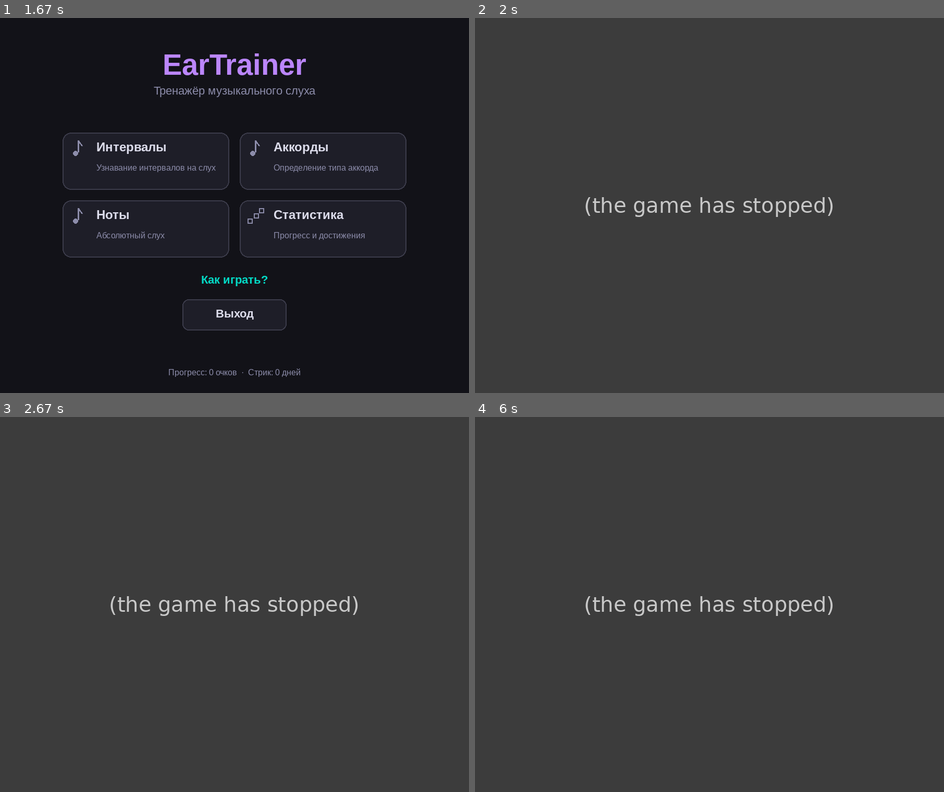
Above: before the commit, frames 1-4 (two rows, left to right).
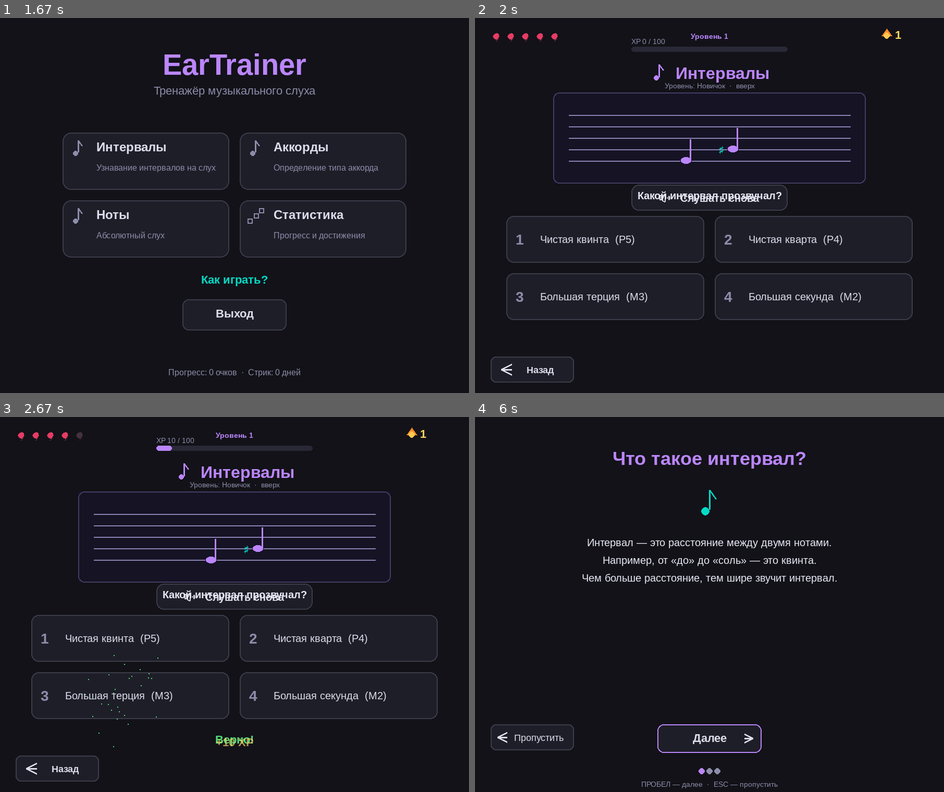
Above: after the commit, the same moments.

Repository: Folombas/PyGame2026
Game: pygame game, started from EarTrainer/main.py
Two runs of this game, one before a commit and one after it. Both use one fixed random seed, a clock stepped at 60 frames per second and the inputs below.
Inputs (mouse positions are in pixels of both pictures, inside the frame that each line leads up to):
- Up to frame 1 (1.67 s): press the mouse at (234, 280) at 0.37 s; move the mouse to (286, 186) at 0.47 s; release the mouse at (337, 89) at 0.6 s; press the mouse at (234, 340) at 0.7 s; move the mouse to (154, 228) at 0.8 s; release the mouse at (75, 115) at 0.93 s; press the mouse at (234, 340) at 1.03 s; move the mouse to (262, 265) at 1.13 s; release the mouse at (290, 194) at 1.27 s; press the mouse at (234, 340) at 1.37 s; move the mouse to (182, 333) at 1.47 s; release the mouse at (131, 325) at 1.6 s
- Up to frame 2 (2 s): press the mouse at (620, 160) at 1.7 s; move the mouse to (578, 179) at 1.8 s; release the mouse at (535, 194) at 1.93 s
- Up to frame 3 (2.67 s): click (408, 679) at 2.05 s; press the mouse at (131, 694) at 2.37 s; move the mouse to (173, 578) at 2.47 s; release the mouse at (215, 465) at 2.6 s
- Up to frame 4 (6 s): click (606, 642) at 2.72 s; click (747, 668) at 3.05 s; press the mouse at (812, 638) at 3.37 s; move the mouse to (714, 630) at 3.47 s; release the mouse at (611, 619) at 3.6 s; press the mouse at (531, 769) at 3.7 s; move the mouse to (550, 634) at 3.8 s; release the mouse at (564, 499) at 3.93 s; press the mouse at (620, 559) at 4.03 s; move the mouse to (681, 522) at 4.13 s; release the mouse at (742, 484) at 4.27 s; press the mouse at (531, 769) at 4.37 s; move the mouse to (545, 683) at 4.47 s; release the mouse at (559, 597) at 4.6 s; press the mouse at (620, 559) at 4.7 s; move the mouse to (596, 548) at 4.8 s; release the mouse at (573, 537) at 4.93 s; click (695, 593) at 5.05 s; press the mouse at (531, 769) at 5.37 s; move the mouse to (620, 649) at 5.47 s; release the mouse at (709, 529) at 5.6 s; click (756, 690) at 5.72 s

Frame 1 is identical in both runs. In frame 2, 98% of the frame differs, in the area x 0-100%, y 0-100%; in frame 3, 98%; in frame 4, 100%.
Error before the commit: AttributeError: 'Staff' object has no attribute 'update' (screen_interval.py line 152); the game stopped at 1.7 s (later frames are placeholders)

Commit message:
fix(staff): rewrite staff.py with update() and animated note heads

Diff:
--- a/EarTrainer/staff.py
+++ b/EarTrainer/staff.py
@@ -1,12 +1,11 @@
-"""Нотный стан — визуализация нот на 5 линиях (скрипичный ключ).
+"""Нотный стан — 5 линий, скрипичный ключ, ноты с анимацией.
 
-Без диезов/бемолей показывает ноту в её натуральной позиции, диез
-рисуется знаком ♯ слева от головы. Добавочные линии рисуются автоматически.
+Нижняя линия = E4 (MIDI 64, диат. позиция 30).
+Верхняя линия = F5 (MIDI 77, диат. позиция 38).
 """
 import pygame
 import theme
 
-# Питч-класс (0=C..11=B) → (диатоническая позиция в октаве, есть_диез)
 PITCH_INFO = [
     (0, False), (0, True),   # C,  C#
     (1, False), (1, True),   # D,  D#
@@ -20,51 +19,53 @@
 NOTE_NAMES_RU = ["До", "До#", "Ре", "Ре#", "Ми", "Фа", "Фа#",
                  "Соль", "Соль#", "Ля", "Ля#", "Си"]
 
-# Опорные точки скрипичного ключа:
-#   Нижняя линия = E4 = диатоническая позиция 30
-#   Верхняя линия = F5 = диатоническая позиция 38
 POS_E4 = 30
 POS_F5 = 38
 
 
 def diatonic_position(midi: int):
-    """Возвращает (диатоническая_позиция, флаг_диеза)."""
+    """→ (диатоническая позиция, флаг диеза)."""
     octave = midi // 12 - 1
     pc = midi % 12
     dpos, sharp = PITCH_INFO[pc]
     return octave * 7 + dpos, sharp
 
 
-def note_name(midi: int):
-    """Возвращает 'До4', 'Фа#5' и т.п."""
+def note_name(midi: int) -> str:
     return f"{NOTE_NAMES_RU[midi % 12]}{midi // 12 - 1}"
 
 
 class Staff:
-    """Нотный стан с 5 линиями и нотами."""
+    """Нотный стан с 5 линиями."""
 
-    def __init__(self, width: int = 560, height: int = 170):
+    def __init__(self, width: int = 600, height: int = 175):
         self.width = width
         self.height = height
-        self.line_spacing = 22  # расстояние между линиями
-        # Y нижней линии стана внутри виджета
+        self.line_spacing = 22
         self.bottom_line_y = height // 2 + 2 * self.line_spacing
-        self.notes = []  # список midi-нот для отрисовки
+        self.notes = []
+        self.note_ages = []
 
     def set_notes(self, midis):
-        """Задать ноты, которые нужно показать."""
+        """Задать ноты. Сбрасывает анимацию (ноты падают сверху)."""
         self.notes = list(midis)
+        self.note_ages = [0.0 for _ in self.notes]
 
     def clear(self):
         self.notes = []
+        self.note_ages = []
+
+    def update(self, dt):
+        """Тикать анимацию появления нот."""
+        for i in range(len(self.note_ages)):
+            if self.note_ages[i] < 1.0:
+                self.note_ages[i] = min(1.0, self.note_ages[i] + dt / 400.0)
 
     def _note_y(self, pos: int) -> float:
-        """Y нотной головы (центра) внутри виджета по диатонической позиции."""
         offset = (pos - POS_E4) * (self.line_spacing / 2)
         return self.bottom_line_y - offset
 
     def _x_for_index(self, i: int, total: int) -> int:
-        """X-позиция для i-й ноты из total. Центрируем."""
         if total == 1:
             return self.width // 2
         spacing = 90
@@ -72,11 +73,11 @@
         return self.width // 2 - total_w // 2 + i * spacing
 
     def draw(self, surf, cx, cy):
-        """Нарисовать стан с центром виджета в (cx, cy)."""
+        """Нарисовать стан с центром в (cx, cy)."""
         x0 = cx - self.width // 2
         y0 = cy - self.height // 2
 
-        # Фон стана
+        # Фон
         bg = pygame.Surface((self.width, self.height), pygame.SRCALPHA)
         bg.fill((22, 20, 38, 230))
         surf.blit(bg, (x0, y0))
@@ -92,31 +93,30 @@
             pygame.draw.line(surf, line_color,
                              (x0 + 30, ly), (x0 + self.width - 30, ly), 2)
 
+        # Подсказка если пусто
         if not self.notes:
-            # Пока ничего не задано — показываем подсказку
             f = theme.font(16)
-            hint = f.render("🎵 нажми ПРОБЕЛ или «Слушать снова»", True, theme.MD_MUTED)
+            hint = f.render("Слушай звук — ноты появятся здесь", True, theme.MD_MUTED)
             surf.blit(hint, hint.get_rect(center=(cx, cy)))
             return
 
-        # Пред-расчёт: диатонические позиции всех нот
+        # Позиции всех нот
         positions = [diatonic_position(m)[0] for m in self.notes]
         min_pos = min(positions)
         max_pos = max(positions)
 
-        # Добавочные линии снизу
+        # Добавочные линии снизу (для нот ниже E4)
         below = POS_E4 - min_pos
         if below > 0:
             for i in range(1, (below // 2) + 1):
                 ly = bottom_line_y + i * self.line_spacing
-                # рисуем только там, где нужна нота
                 for j, pos in enumerate(positions):
                     if pos <= POS_E4 - 2 * i:
                         nx = x0 + self._x_for_index(j, len(self.notes))
                         pygame.draw.line(surf, line_color,
                                          (nx - 20, ly), (nx + 20, ly), 2)
 
-        # Добавочные линии сверху
+        # Добавочные линии сверху (для нот выше F5)
         above = max_pos - POS_F5
         if above > 0:
             for i in range(1, (above // 2) + 1):
@@ -127,54 +127,55 @@
                         pygame.draw.line(surf, line_color,
                                          (nx - 20, ly), (nx + 20, ly), 2)
 
-        # Головы нот
+        # Головы нот с анимацией
         for i, midi in enumerate(self.notes):
             pos, sharp = diatonic_position(midi)
             nx = x0 + self._x_for_index(i, len(self.notes))
-            ny = y0 + self._note_y(pos)
-            self._draw_note_head(surf, nx, ny, pos, sharp)
+            ny_target = y0 + self._note_y(pos)
+            age = self.note_ages[i] if i < len(self.note_ages) else 1.0
+            self._draw_note_animated(surf, nx, ny_target, pos, sharp, midi, age)
 
-    def _draw_note_head(self, surf, cx, cy, pos, sharp):
-        """Отрисовка головы + штиля + знака диеза."""
+    def _draw_note_animated(self, surf, cx, cy_target, pos, sharp, midi, age):
+        """Анимация: нота падает сверху (ease-out) с fade-in."""
+        t = min(1.0, age)
+        ease = 1.0 - (1.0 - t) ** 3
+        cy = cy_target - (1.0 - ease) * 60
+        alpha = int(255 * min(1.0, t * 2.5))
+
         color = theme.MD_PRIMARY
         outline = (25, 15, 45)
         head_w, head_h = 22, 15
 
-        # Голова ноты
+        temp = pygame.Surface((60, 100), pygame.SRCALPHA)
+
+        # Голова
         head_rect = pygame.Rect(0, 0, head_w, head_h)
-        head_rect.center = (cx, cy)
-        pygame.draw.ellipse(surf, color, head_rect)
-        pygame.draw.ellipse(surf, outline, head_rect, 1)
+        head_rect.center = (30, 40)
+        pygame.draw.ellipse(temp, color, head_rect)
+        pygame.draw.ellipse(temp, outline, head_rect, 1)
 
-        # Штиль — вверх, если нота ниже средней линии (pos < 34)
+        # Штиль
         stem_up = pos <= 33
         if stem_up:
-            sx = cx + head_w // 2 - 3
-            sy_from = cy - 3
-            sy_to = cy - 42
+            sx = 30 + head_w // 2 - 3
+            pygame.draw.line(temp, color, (sx, 37), (sx, -2), 3)
         else:
-            sx = cx - head_w // 2 + 3
-            sy_from = cy + 3
-            sy_to = cy + 42
-        pygame.draw.line(surf, color, (sx, sy_from), (sx, sy_to), 3)
+            sx = 30 - head_w // 2 + 3
+            pygame.draw.line(temp, color, (sx, 43), (sx, 82), 3)
 
-        # Диез — слева от головы
+        # Диез
         if sharp:
             f = theme.font(18, bold=True)
             sh = f.render("♯", True, theme.MD_SECONDARY)
-            surf.blit(sh, (cx - head_w // 2 - 16, cy - 9))
+            temp.blit(sh, (30 - head_w // 2 - 16, 31))
 
-        # Название ноты под станом
-        f = theme.font(13)
-        lbl = f.render(note_name(self._midi_of_pos(pos, sharp)), True, theme.MD_MUTED)
-        surf.blit(lbl, lbl.get_rect(center=(cx, cy + 75)))
+        temp.set_alpha(alpha)
+        surf.blit(temp, (cx - 30, cy - 40))
 
-    def _midi_of_pos(self, pos, sharp):
-        """Обратное преобразование (для подписи)."""
-        # Ищем midi, у которого diatonic_position даёт (pos, sharp)
-        # Простой перебор в разумном диапазоне
-        for midi in range(20, 108):
-            p, s = diatonic_position(midi)
-            if p == pos and s == sharp:
-                return midi
-        return 60
+        # Подпись (только когда нота почти на месте)
+        if age > 0.6:
+            lbl_alpha = int(255 * ((age - 0.6) / 0.4))
+            f = theme.font(13)
+            lbl = f.render(note_name(midi), True, theme.MD_MUTED)
+            lbl.set_alpha(lbl_alpha)
+            surf.blit(lbl, lbl.get_rect(center=(cx, cy_target + 75)))
